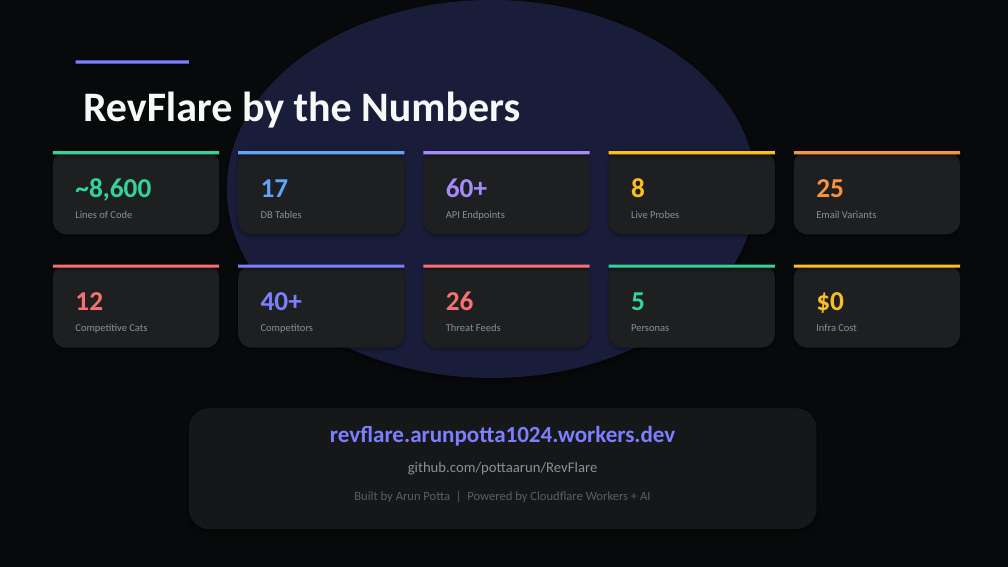
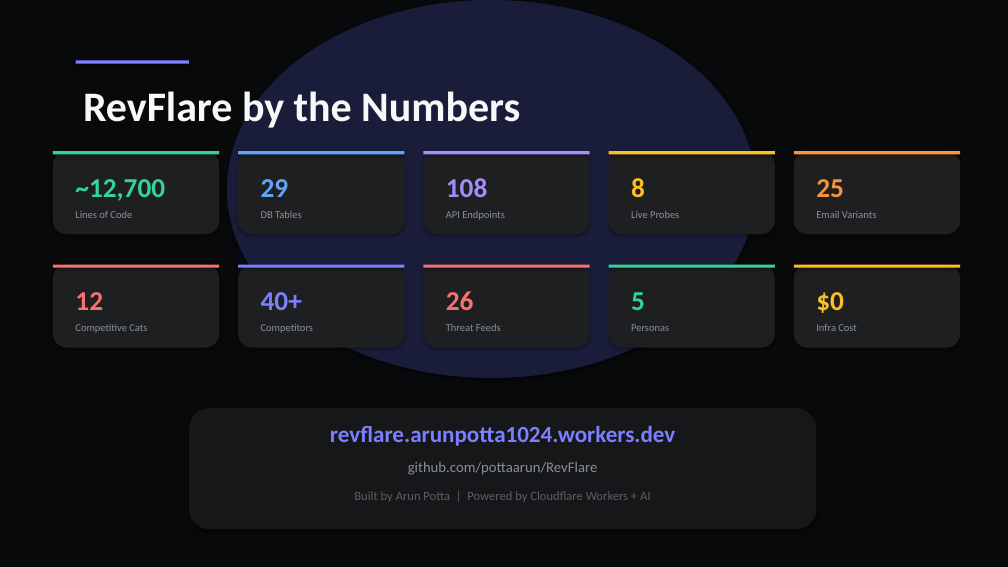
Before and after one commit to pottaarun/RevFlare, a slide deck: slide 8 of RevFlare-Presentation.pptx (slide 7 before the commit). Drawn at 1008x567 pixels with LibreOffice and Linux fonts; fonts in the diff are those of the drawing. Boxes give left, top, right and bottom in pixels: in the first picture for what was removed or moved away, otherwise in the second. Text is boxed around its words. In the diff, an @@ line names an element or a change of style, - is before the commit and + after.

```diff
--- a/RevFlare-Presentation.pptx
+++ b/RevFlare-Presentation.pptx
@@ text at (75,179,165,201): text changed @@
-~8,600
+~12,700
@@ text at (261,179,289,197): text changed @@
-17
+29
@@ text at (446,178,487,197): text changed @@
-60+
+108
```
Also in this commit, not shown: 3 other slides changed, 1 slide added, 16 other files.
